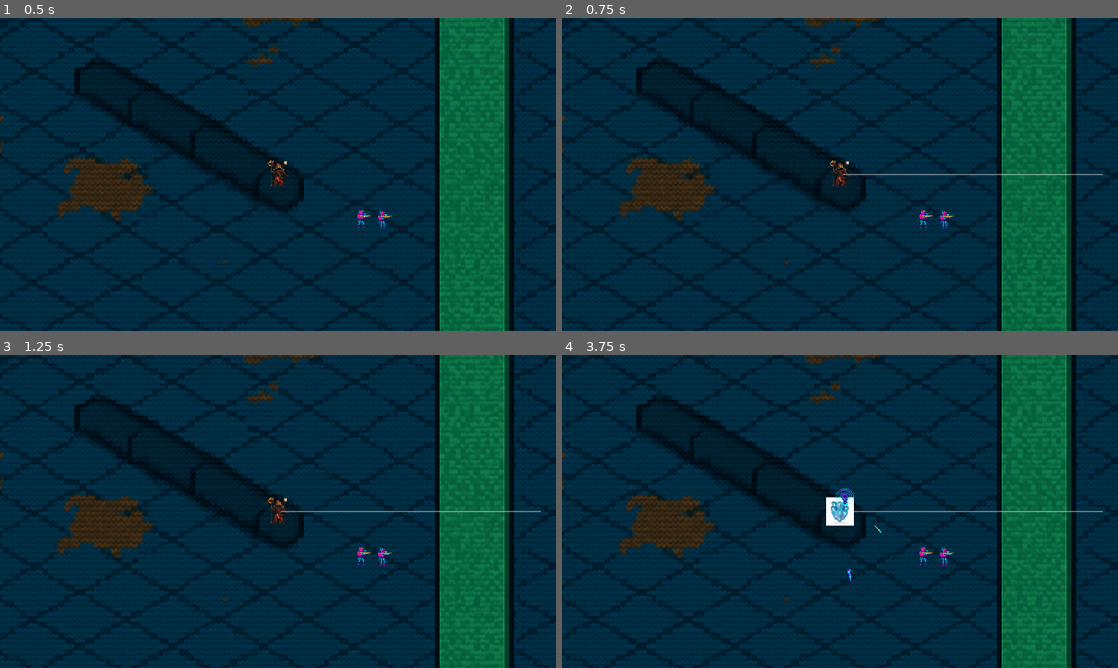
Above: before the commit, frames 1-4 (two rows, left to right).
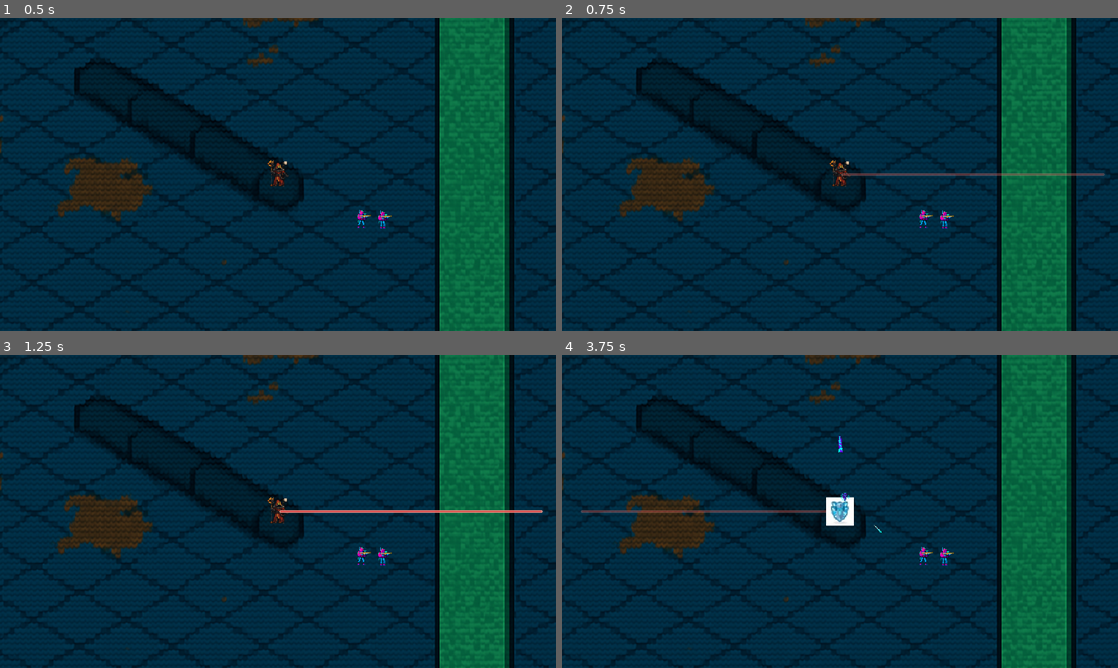
Above: after the commit, the same moments.

Repository: IwoRymer/ICK_2025_gra
Game: Godot game, scene res://World/world.tscn
Same seed, same stepped clock (60 frames per second), same inputs: the game is played once before the commit and once after it.
Inputs:
- Up to frame 1 (0.5 s): no input
- Up to frame 2 (0.75 s): tap Enter at 0.5 s; hold Right (attk_right, bound only after the commit) from 0.53 s (still down); hold F (Fire_laser) from 0.53 s (still down)
- Up to frame 3 (1.25 s): keep holding Right (attk_right, bound only after the commit); keep holding F (Fire_laser)
- Up to frame 4 (3.75 s): release Right (attk_right, bound only after the commit) at 1.28 s; release F (Fire_laser) at 1.28 s; hold Down (attk_down, bound only after the commit) 1.28-2.03 s; tap F (Fire_laser) at 1.35, 3.05 s; hold Right (attk_right, bound only after the commit) 2.03-2.78 s; hold F (Fire_laser) 2.03-2.78 s; tap H (heal) at 2.1 s; hold Up (attk_up, bound only after the commit) 2.78-3.53 s; tap T (shield) at 2.85 s; hold Left (attk_left, bound only after the commit) from 3.53 s (still down); hold F (Fire_laser) from 3.53 s (still down)

Frame 1 is identical in both runs. In frame 2, 0.4% of the frame differs, in the area x 50-98%, y 49-51%; in frame 3, 0.4%; in frame 4, 0.8%, in the area x 3-98%, y 25-73%.

Commit message:
laser_targetting

Diff:
--- a/Enemy/enemy_kobold_w.tscn
+++ b/Enemy/enemy_kobold_w.tscn
@@ -82,7 +82,7 @@
 shape = SubResource("RectangleShape2D_vuxmm")
 
 [node name="HitBox" parent="." instance=ExtResource("4_f45p3")]
-collision_layer = 2
+collision_layer = 3
 
 [node name="CollisionShape2D" parent="HitBox" index="0"]
 position = Vector2(-1, 3)
--- a/Enemy/enemy_shooter.tscn
+++ b/Enemy/enemy_shooter.tscn
@@ -76,13 +76,13 @@
 }
 
 [node name="HurtBox" parent="." instance=ExtResource("3_gnwba")]
-collision_mask = 4
+collision_mask = 5
 
 [node name="CollisionShape2D" parent="HurtBox" index="0"]
 shape = SubResource("RectangleShape2D_vuxmm")
 
 [node name="HitBox" parent="." instance=ExtResource("4_fvfjj")]
-collision_layer = 2
+collision_layer = 3
 
 [node name="CollisionShape2D" parent="HitBox" index="0"]
 shape = SubResource("RectangleShape2D_73wqc")
--- a/Player/Attack/laser.gd
+++ b/Player/Attack/laser.gd
@@ -1,51 +1,132 @@
 extends Node2D
 
 @export var beam_length : float = 300
+@export var laser_damage = 50
+
+@export var laser_charge_max = 3600
+@export var laser_recharge = 4
+@export var laser_usage = 20
+@export var laser_min_charge = 0.2 #percent charge min
+var laser_charge = laser_charge_max
 
 @onready var beam: Line2D = $Beam
+@onready var Glow: Line2D = $Glow
 
 @onready var audio: AudioStreamPlayer2D = $Audio
 @onready var ray_cast: RayCast2D = $RayCast
 
+@onready var animation: AnimationPlayer = %animation
+
+var laser_up = 0
+var laser_down = 0
+var laser_left = 0
+var laser_right = 0
+
+var laser_up_old = 0
+var laser_down_old = 0
+var laser_left_old = 0
+var laser_right_old = 0
 
 
 
 var _is_active : bool
 
 
-func _set_length(length: float) -> void:
-	beam.points[1].x = length
+func _set_length(x_: float, y_: float) -> void:
+	beam.points[1].x = x_
+	beam.points[1].y = y_
+	Glow.points[1].x = x_
+	Glow.points[1].y = y_
 
 func activate():
 	if !_is_active:
 		_is_active = true
 		visible = true
 		ray_cast.enabled = true
+		var laser_dim = calculate_laser()
+		ray_cast.target_position.x = laser_dim[0]
+		ray_cast.target_position.y = laser_dim[1]
 		ray_cast.force_raycast_update()
 		_check_laser_hit()
 		audio.play()
+		animation.play("start_beam")
 
 func deactivate():
 	if _is_active:
 		_is_active = false
-		visible = false
 		ray_cast.enabled = false
 		audio.stop()
+		animation.play("stop_beam")
 
+func calculate_laser():
+	var end_x = 0
+	var end_y = beam_length
+	var sqrt_2 = 0.7071
+	if laser_up && laser_right:
+		end_x = beam_length*sqrt_2
+		end_y = -beam_length*sqrt_2
+	elif laser_up && laser_left:
+		end_x = -beam_length*sqrt_2
+		end_y = -beam_length*sqrt_2
+	elif laser_up:
+		end_x = 0
+		end_y = -beam_length
+	elif laser_down && laser_left:
+		end_x = -beam_length*sqrt_2
+		end_y = beam_length*sqrt_2
+	elif laser_down && laser_right:
+		end_x = beam_length*sqrt_2
+		end_y = beam_length*sqrt_2
+	elif laser_down:
+		end_x = 0
+		end_y = beam_length
+	elif laser_left:
+		end_x = -beam_length
+		end_y = 0
+	elif laser_right:
+		end_x = beam_length
+		end_y = 0
 
+	return [end_x, end_y]
 
 func _ready() -> void:
 	visible = false
 	_is_active = false
-	_set_length(beam_length)
+	var laser_dim = calculate_laser()
+	_set_length(laser_dim[0], laser_dim[1])
 	ray_cast.enabled = false #only detect when laser active
-	ray_cast.target_position.x = beam_length
+	ray_cast.target_position.x = laser_dim[0]
+	ray_cast.target_position.y = laser_dim[1]
 
 func _check_laser_hit() -> void:
 	if ray_cast.is_colliding():
-			_set_length(to_local(ray_cast.get_collision_point()).x)
+			_set_length(to_local(ray_cast.get_collision_point()).x, ray_cast.get_collision_point().y)
+
+func _check_if_atk_changed() -> bool:
+	if (laser_up != laser_up_old) || (laser_down != laser_down_old) || (laser_left != laser_left_old) || (laser_right != laser_right_old):
+		return true
+	else:
+		return false
 
 func _physics_process(delta: float) -> void:
 	if _is_active:
-		if ray_cast.is_colliding():
-			_set_length(to_local(ray_cast.get_collision_point()).x)
+		#_check_laser_hit()
+		if _check_if_atk_changed():
+			var laser_dim = calculate_laser()
+			ray_cast.target_position.x = laser_dim[0]
+			ray_cast.target_position.y = laser_dim[1]
+			ray_cast.force_raycast_update()
+			_set_length(laser_dim[0], laser_dim[1])
+		_check_laser_hit()
+		laser_charge = laser_charge - laser_usage
+		var collider = ray_cast.get_collider()
+		if collider && collider.has_method("_on_hurt_box_hurt"):
+			collider._on_hurt_box_hurt(laser_damage)
+	else:
+		laser_charge = laser_charge + laser_recharge
+
+
+func _on_animation_animation_finished(anim_name: StringName) -> void:
+	if anim_name == "stop_beam":
+		visible = false
+	pass # Replace with function body.
--- a/Player/Attack/laser.tscn
+++ b/Player/Attack/laser.tscn
@@ -1,10 +1,106 @@
-[gd_scene load_steps=3 format=3 uid="uid://cx56lowgyoqld"]
+[gd_scene load_steps=7 format=3 uid="uid://cx56lowgyoqld"]
 
 [ext_resource type="Script" uid="uid://cu1mw1wr667db" path="res://Player/Attack/laser.gd" id="1_dhqri"]
 [ext_resource type="AudioStream" uid="uid://bl4we7s2qfaej" path="res://Audio/SoundEffect/mininglaser.ogg" id="2_2dhkb"]
 
+[sub_resource type="Animation" id="Animation_dhqri"]
+resource_name = "start_beam"
+tracks/0/type = "value"
+tracks/0/imported = false
+tracks/0/enabled = true
+tracks/0/path = NodePath("Beam:default_color")
+tracks/0/interp = 1
+tracks/0/loop_wrap = true
+tracks/0/keys = {
+"times": PackedFloat32Array(0, 0.1, 0.2, 0.3, 0.4, 0.5),
+"transitions": PackedFloat32Array(1, 1, 1, 1, 1, 1),
+"update": 0,
+"values": [Color(0.956863, 0, 0.0509804, 0), Color(0.956863, 0, 0.0509804, 0.196078), Color(0.956863, 0, 0.0509804, 0.392157), Color(0.956863, 0, 0.0509804, 0.588235), Color(0.956863, 0, 0.0509804, 0.784314), Color(0.956863, 0, 0.0509804, 1)]
+}
+tracks/1/type = "value"
+tracks/1/imported = false
+tracks/1/enabled = true
+tracks/1/path = NodePath("Glow:default_color")
+tracks/1/interp = 1
+tracks/1/loop_wrap = true
+tracks/1/keys = {
+"times": PackedFloat32Array(0, 0.1, 0.2, 0.3, 0.4, 0.5),
+"transitions": PackedFloat32Array(1, 1, 1, 1, 1, 1),
+"update": 0,
+"values": [Color(0.996078, 0.615686, 0.564706, 0), Color(0.996078, 0.615686, 0.564706, 0.156863), Color(0.996078, 0.615686, 0.564706, 0.313726), Color(0.996078, 0.615686, 0.564706, 0.470588), Color(0.996078, 0.615686, 0.564706, 0.627451), Color(0.996078, 0.615686, 0.564706, 0.784314)]
+}
+
+[sub_resource type="Animation" id="Animation_2dhkb"]
+length = 0.001
+tracks/0/type = "value"
+tracks/0/imported = false
+tracks/0/enabled = true
+tracks/0/path = NodePath("Beam:default_color")
+tracks/0/interp = 1
+tracks/0/loop_wrap = true
+tracks/0/keys = {
+"times": PackedFloat32Array(0),
+"transitions": PackedFloat32Array(1),
+"update": 0,
+"values": [Color(1, 1, 1, 1)]
+}
+tracks/1/type = "value"
+tracks/1/imported = false
+tracks/1/enabled = true
+tracks/1/path = NodePath("Glow:default_color")
+tracks/1/interp = 1
+tracks/1/loop_wrap = true
+tracks/1/keys = {
+"times": PackedFloat32Array(0),
+"transitions": PackedFloat32Array(1),
+"update": 0,
+"values": [Color(0.996078, 0.615686, 0.564706, 0.588235)]
+}
+
+[sub_resource type="Animation" id="Animation_7ndqq"]
+resource_name = "stop_beam"
+length = 0.3
+tracks/0/type = "value"
+tracks/0/imported = false
+tracks/0/enabled = true
+tracks/0/path = NodePath("Beam:default_color")
+tracks/0/interp = 1
+tracks/0/loop_wrap = true
+tracks/0/keys = {
+"times": PackedFloat32Array(0, 0.1, 0.15, 0.2, 0.25, 0.3),
+"transitions": PackedFloat32Array(1, 1, 1, 1, 1, 1),
+"update": 0,
+"values": [Color(0.956863, 0, 0.0509804, 1), Color(0.956863, 0, 0.0509804, 0.8), Color(0.956863, 0, 0.0509804, 0.6), Color(0.956863, 0, 0.0509804, 0.4), Color(0.956863, 0, 0.0509804, 0.2), Color(0.956863, 0, 0.0509804, 0)]
+}
+tracks/1/type = "value"
+tracks/1/imported = false
+tracks/1/enabled = true
+tracks/1/path = NodePath("Glow:default_color")
+tracks/1/interp = 1
+tracks/1/loop_wrap = true
+tracks/1/keys = {
+"times": PackedFloat32Array(0, 0.1, 0.15, 0.2, 0.25, 0.3),
+"transitions": PackedFloat32Array(1, 1, 1, 1, 1, 1),
+"update": 0,
+"values": [Color(0.996078, 0.615686, 0.564706, 0.784314), Color(0.996078, 0.615686, 0.564706, 0.627451), Color(0.996078, 0.615686, 0.564706, 0.470588), Color(0.996078, 0.615686, 0.564706, 0.313726), Color(0.996078, 0.615686, 0.564706, 0.156863), Color(0.996078, 0.615686, 0.564706, 0)]
+}
+
+[sub_resource type="AnimationLibrary" id="AnimationLibrary_2dhkb"]
+_data = {
+&"RESET": SubResource("Animation_2dhkb"),
+&"start_beam": SubResource("Animation_dhqri"),
+&"stop_beam": SubResource("Animation_7ndqq")
+}
+
 [node name="Laser" type="Node2D"]
 script = ExtResource("1_dhqri")
+
+[node name="Glow" type="Line2D" parent="."]
+points = PackedVector2Array(0, 0, 63, 0)
+width = 3.0
+default_color = Color(0.996078, 0.615686, 0.564706, 0.588235)
+begin_cap_mode = 2
+end_cap_mode = 2
 
 [node name="Beam" type="Line2D" parent="."]
 points = PackedVector2Array(0, 0, 63, 0)
@@ -14,6 +110,15 @@
 stream = ExtResource("2_2dhkb")
 
 [node name="RayCast" type="RayCast2D" parent="."]
+visible = false
 target_position = Vector2(100, 0)
 collision_mask = 5
 collide_with_areas = true
+
+[node name="animation" type="AnimationPlayer" parent="."]
+unique_name_in_owner = true
+libraries = {
+&"": SubResource("AnimationLibrary_2dhkb")
+}
+
+[connection signal="animation_finished" from="animation" to="." method="_on_animation_animation_finished"]
--- a/Player/Attack/tornado.tscn
+++ b/Player/Attack/tornado.tscn
@@ -5,7 +5,7 @@
 [ext_resource type="AudioStream" uid="uid://chrgcejcuiqbx" path="res://Audio/SoundEffect/tornado.ogg" id="3_r4i0x"]
 
 [sub_resource type="RectangleShape2D" id="RectangleShape2D_8dtsi"]
-size = Vector2(14.875, 25.75)
+size = Vector2(14.875, 20)
 
 [node name="Tornado" type="Area2D" groups=["attack"]]
 top_level = true
@@ -15,11 +15,13 @@
 script = ExtResource("1_8dtsi")
 
 [node name="Sprite2D" type="Sprite2D" parent="."]
-position = Vector2(9.53674e-07, -1)
-scale = Vector2(1.14063, 1.06058)
+position = Vector2(-9.53674e-07, -9.53674e-07)
+scale = Vector2(0.570315, 0.53029)
 texture = ExtResource("2_r4i0x")
 
 [node name="CollisionShape2D" type="CollisionShape2D" parent="."]
+position = Vector2(0, -5.96046e-07)
+scale = Vector2(1, 1)
 shape = SubResource("RectangleShape2D_8dtsi")
 
 [node name="Timer" type="Timer" parent="."]
--- a/Player/ice_spear.tscn
+++ b/Player/ice_spear.tscn
@@ -5,7 +5,7 @@
 [ext_resource type="AudioStream" uid="uid://bmr0pwk7ujldl" path="res://Audio/SoundEffect/ice.wav" id="3_7vhgj"]
 
 [sub_resource type="RectangleShape2D" id="RectangleShape2D_jmf2g"]
-size = Vector2(33.234, 7.07107)
+size = Vector2(28.2843, 7.07107)
 
 [node name="IceSpear" type="Area2D" groups=["attack"]]
 top_level = true
@@ -15,11 +15,13 @@
 script = ExtResource("1_jmf2g")
 
 [node name="Sprite2D" type="Sprite2D" parent="."]
+scale = Vector2(1.40625, 1.25)
 texture = ExtResource("2_7vhgj")
 
 [node name="CollisionShape2D" type="CollisionShape2D" parent="."]
-position = Vector2(0.250001, -0.75)
+position = Vector2(-10, -10)
 rotation = 0.785398
+scale = Vector2(1, 1)
 shape = SubResource("RectangleShape2D_jmf2g")
 
 [node name="Timer" type="Timer" parent="."]
--- a/Player/player.gd
+++ b/Player/player.gd
@@ -58,9 +58,29 @@
 	if Input.is_action_just_pressed("shield"):
 		activate_shield()
 	if Input.is_action_pressed("Fire_laser"):
-		laser.activate()
+		if (laser.laser_charge > (laser.laser_min_charge * laser.laser_charge_max)):
+			laser.activate()
+		if laser.laser_charge <= 0:
+			laser.deactivate()
 	else:
 		laser.deactivate()
+
+	if Input.is_action_pressed("attk_up"):
+		laser.laser_up = 1
+	else:
+		laser.laser_up = 0
+	if Input.is_action_pressed("attk_down"):
+		laser.laser_down = 1
+	else:
+		laser.laser_down = 0
+	if Input.is_action_pressed("attk_left"):
+		laser.laser_left = 1
+	else:
+		laser.laser_left = 0
+	if Input.is_action_pressed("attk_right"):
+		laser.laser_right = 1
+	else:
+		laser.laser_right = 0
 
 func _physics_process(delta: float) -> void:
 	movement()
--- a/World/world.tscn
+++ b/World/world.tscn
@@ -16,7 +16,7 @@
 time_end = 100
 enemy = ExtResource("5_k8do8")
 enemy_num = 1
-enemy_spawn_delay = 2
+enemy_spawn_delay = 5
 metadata/_custom_type_script = "uid://bp8c7eepkxp5y"
 
 [sub_resource type="Resource" id="Resource_k8do8"]
@@ -24,7 +24,7 @@
 time_start = 0
 time_end = 100
 enemy = ExtResource("9_oe8m4")
-enemy_num = 1
+enemy_num = 2
 enemy_spawn_delay = 15
 metadata/_custom_type_script = "uid://bp8c7eepkxp5y"
 
--- a/project.godot
+++ b/project.godot
@@ -60,6 +60,26 @@
 "events": [Object(InputEventKey,"resource_local_to_scene":false,"resource_name":"","device":-1,"window_id":0,"alt_press …(192 unchanged characters)…
 ]
 }
+attk_up={
+"deadzone": 0.2,
+"events": [Object(InputEventKey,"resource_local_to_scene":false,"resource_name":"","device":-1,"window_id":0,"alt_pressed":false,"shift_pressed":false,"ctrl_pressed":false,"meta_pressed":false,"pressed":false,"keycode":0,"physical_keycode":4194320,"key_label":0,"unicode":0,"location":0,"echo":false,"script":null)
+]
+}
+attk_down={
+"deadzone": 0.2,
+"events": [Object(InputEventKey,"resource_local_to_scene":false,"resource_name":"","device":-1,"window_id":0,"alt_pressed":false,"shift_pressed":false,"ctrl_pressed":false,"meta_pressed":false,"pressed":false,"keycode":0,"physical_keycode":4194322,"key_label":0,"unicode":0,"location":0,"echo":false,"script":null)
+]
+}
+attk_left={
+"deadzone": 0.2,
+"events": [Object(InputEventKey,"resource_local_to_scene":false,"resource_name":"","device":-1,"window_id":0,"alt_pressed":false,"shift_pressed":false,"ctrl_pressed":false,"meta_pressed":false,"pressed":false,"keycode":0,"physical_keycode":4194319,"key_label":0,"unicode":0,"location":0,"echo":false,"script":null)
+]
+}
+attk_right={
+"deadzone": 0.2,
+"events": [Object(InputEventKey,"resource_local_to_scene":false,"resource_name":"","device":-1,"window_id":0,"alt_pressed":false,"shift_pressed":false,"ctrl_pressed":false,"meta_pressed":false,"pressed":false,"keycode":0,"physical_keycode":4194321,"key_label":0,"unicode":0,"location":0,"echo":false,"script":null)
+]
+}
 
 [layer_names]
 
